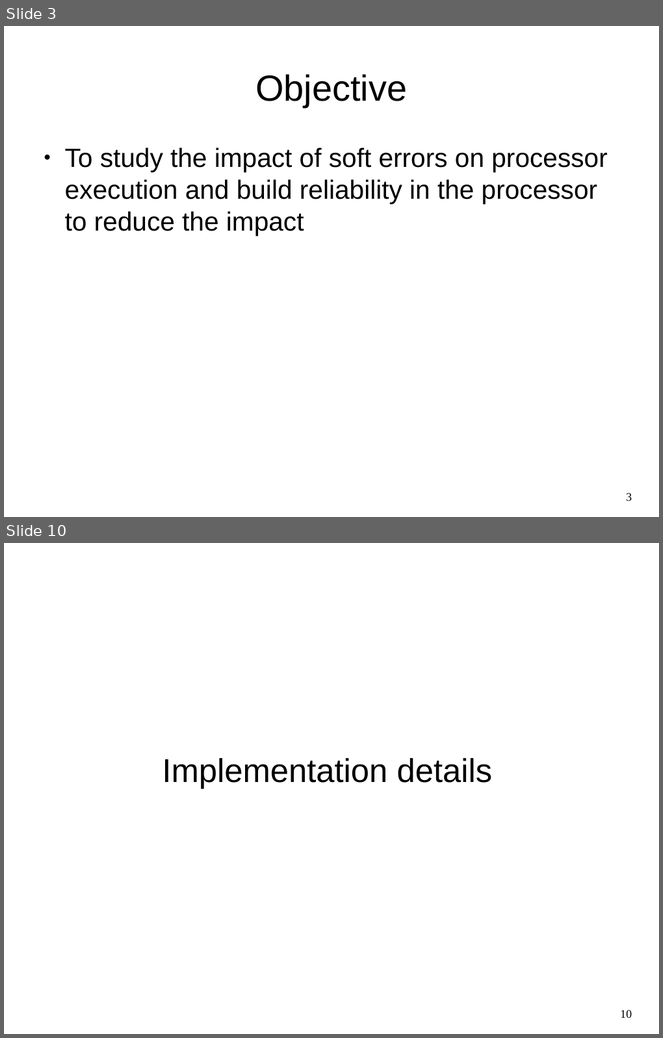
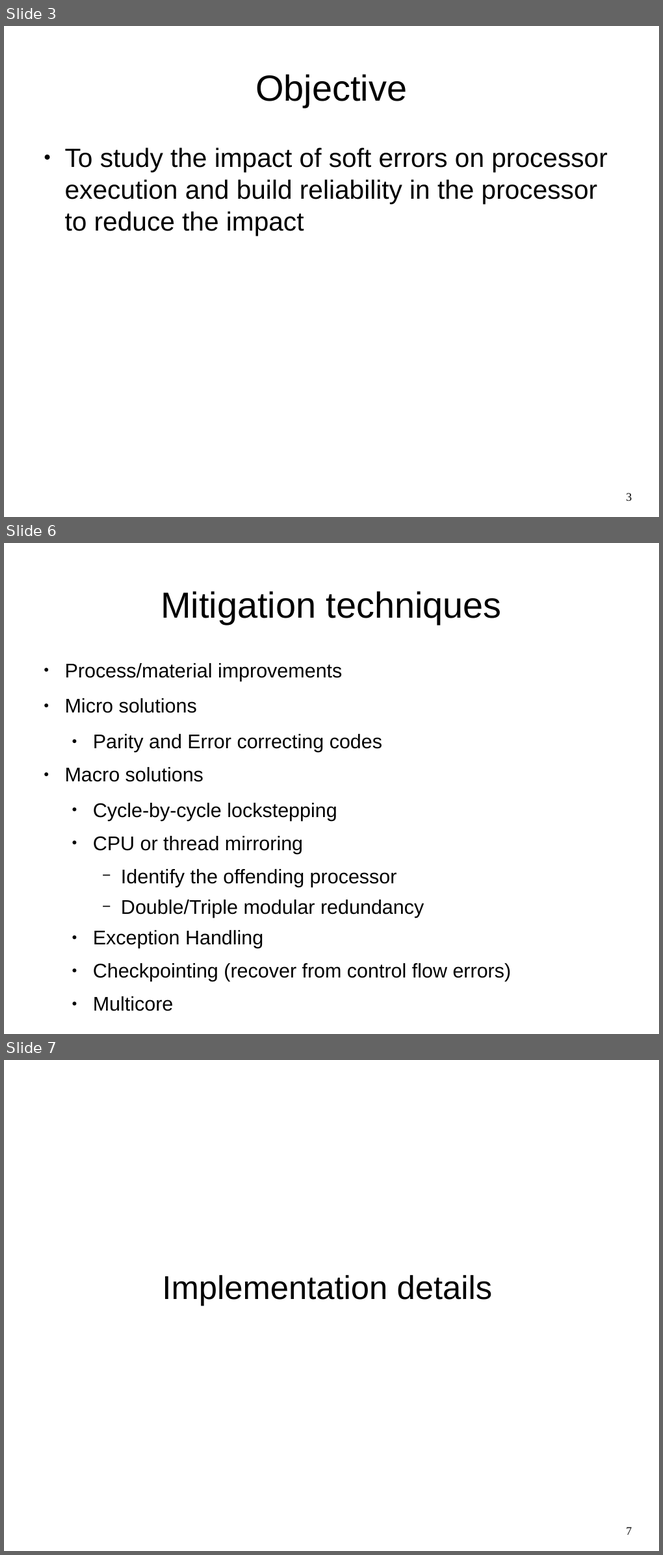
Before and after one commit to nandithaec/c-code-project, a slide deck: report/R&D_project.odp. Shown one above the other, each under a label of ours: slides 3 and 10 before the commit, slides 3, 6 and 7 after it; the slides between them are not shown. The pictures are 663x1038 and 663x1555 pixels, drawn with LibreOffice and Linux fonts; fonts in the diff are those of the drawing. Boxes give left, top, right and bottom in pixels: in the first picture for what was removed or moved away, otherwise in the second. Text is boxed around its words. In the diff, an @@ line names an element or a change of style, - is before the commit and + after.

Commit message:
Report except results

```diff
--- a/report/R&D_project.odp
+++ b/report/R&D_project.odp
@@ slide 6 added at <box>4,543,659,1034</box>, background #FFFFFF @@
@@ title added at <box>161,591,502,624</box>, 44 pt, text #000000 @@
+Mitigation techniques
@@ text added at <box>65,663,512,982</box>, 24 pt, text #000000 @@
+● Process/material improvements
+● Micro solutions
+  ● Parity and Error correcting codes
+● Macro solutions
+  ● Cycle-by-cycle lockstepping
+  ● CPU or thread mirroring
+    − Identify the offending processor
+    − Double/Triple modular redundancy
+  ● Exception Handling
+  ● Checkpointing (recover from control flow errors)
+  ● Multicore
@@ what was slide 10 is now slide 7 @@
@@ page number at <box>626,1527,632,1535</box>: text changed @@
-10
+7
```
Also in this commit, not shown: 3 slides changed, 3 other slides added, 2 other files.
